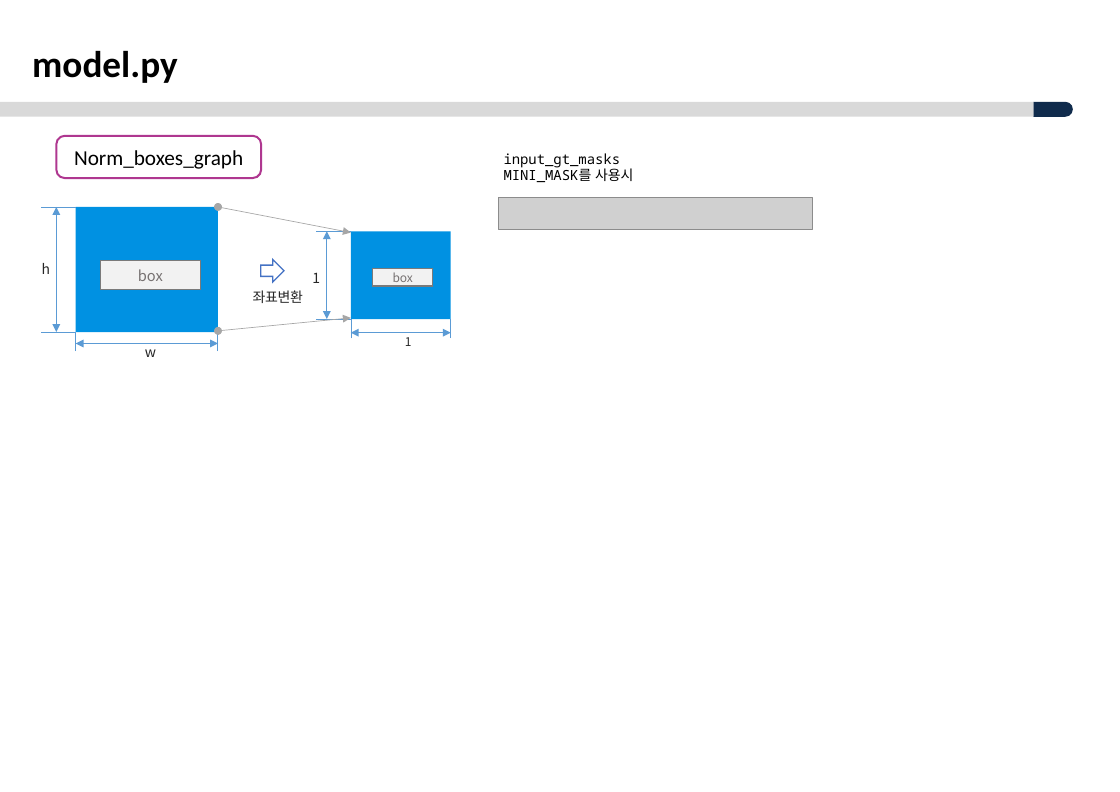
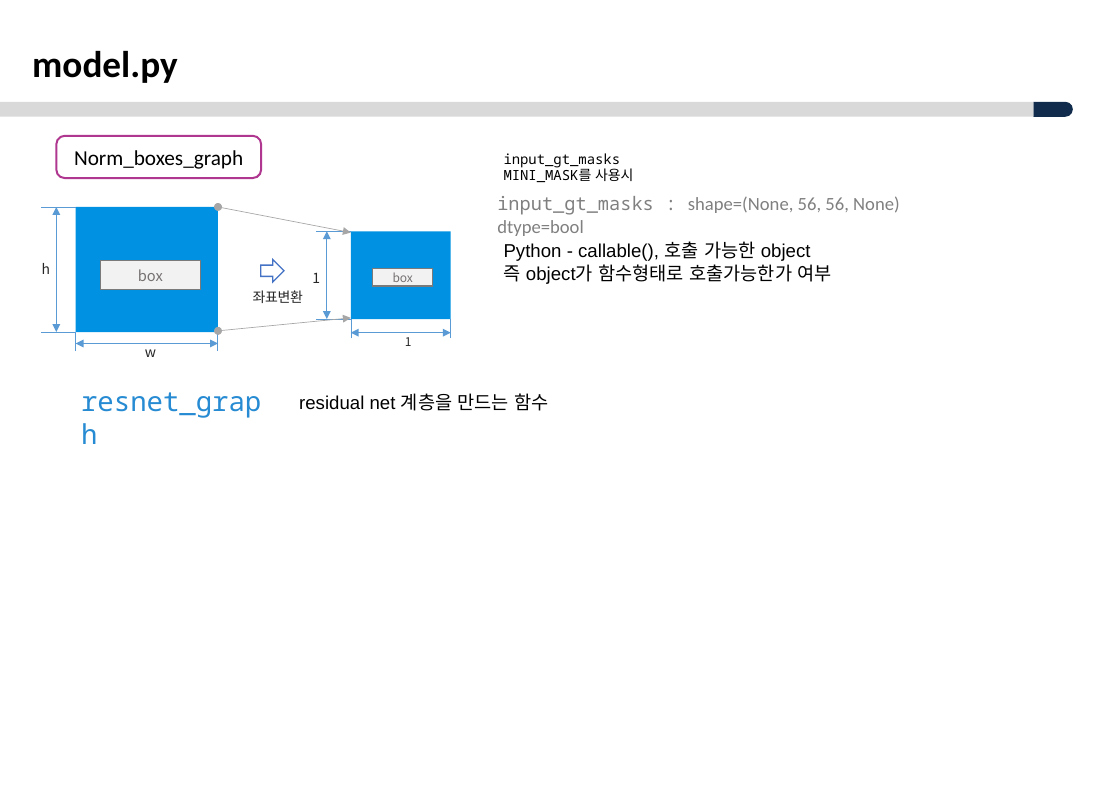
Before and after one commit to ksyoon70/Mask-RCNN-TF2, a slide deck: slide 2 of Masked-RCNN_분석_V1.0.pptx. Drawn at 1120x792 pixels with LibreOffice and Linux fonts; fonts in the diff are those of the drawing; grey boxes stand for pictures; background and template pictures are left out. Boxes give left, top, right and bottom in pixels: in the first picture for what was removed or moved away, otherwise in the second. Text is boxed around its words. In the diff, an @@ line names an element or a change of style, - is before the commit and + after.

```diff
--- a/Masked-RCNN_분석_V1.0.pptx
+++ b/Masked-RCNN_분석_V1.0.pptx
@@ text added at bbox=[497, 196, 900, 236], 14 pt, text #808080 @@
+input_gt_masks : shape=(None, 56, 56, None) dtype=bool
@@ picture removed at bbox=[499, 197, 813, 229] @@
@@ text added at bbox=[504, 241, 831, 284], 14 pt, text #000000 @@
+Python - callable(), 호출 가능한 object
+즉 object가 함수형태로 호출가능한가 여부
@@ text added at bbox=[81, 392, 261, 418], 20.5 pt, text #268BD2 @@
+resnet_graph
@@ text added at bbox=[299, 393, 548, 411], 14 pt, text #000000 @@
+residual net 계층을 만드는 함수
```
Also in this commit, not shown: 3 slides added, 2 other files.
